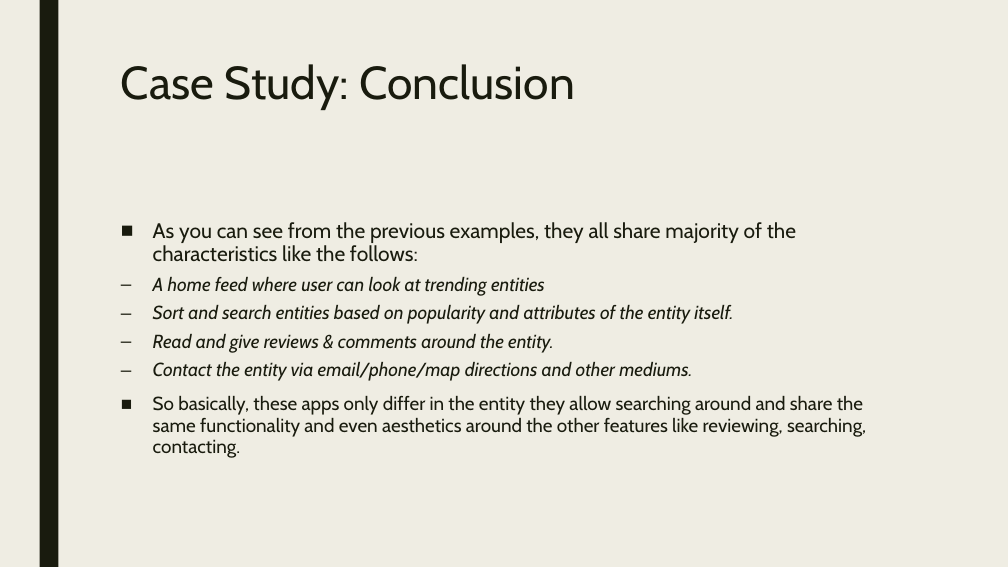
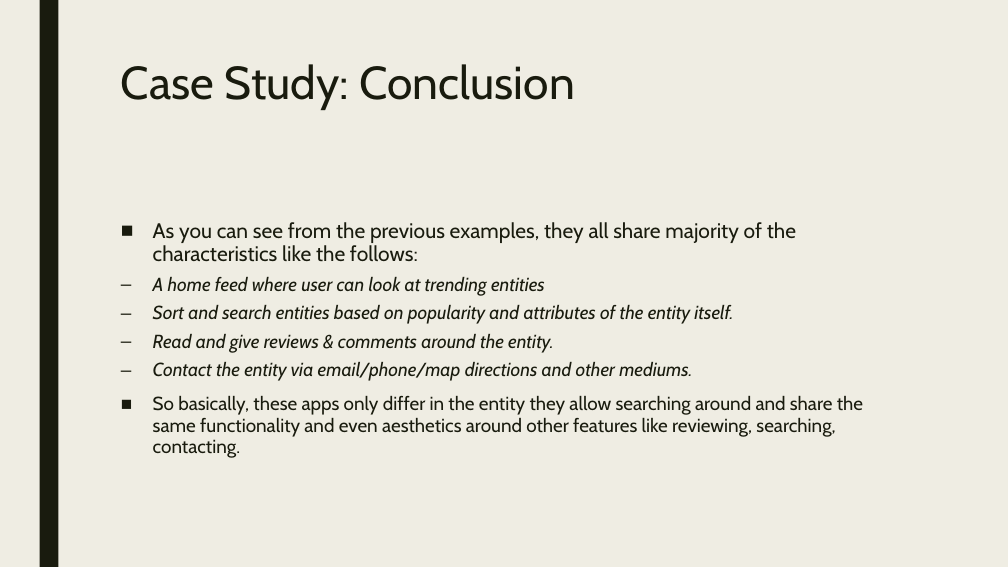
Before and after one commit to bogas04/MVP-Generator, a slide deck: slide 11 of docs/Final/Presentation.pptx (slide 8 before the commit). Drawn at 1008x567 pixels with LibreOffice and Linux fonts; fonts in the diff are those of the drawing. Boxes give left, top, right and bottom in pixels: in the first picture for what was removed or moved away, otherwise in the second. Text is boxed around its words. In the diff, an @@ line names an element or a change of style, - is before the commit and + after.

Commit message:
new case studies

```diff
--- a/docs/Final/Presentation.pptx
+++ b/docs/Final/Presentation.pptx
@@ text at (153,396,863,458): text changed @@
-■ So basically, these apps only differ in the entity they allow searching around and share the same functionality and even aesthetics around the other features like reviewing, searching, contacting.
+■ So basically, these apps only differ in the entity they allow searching around and share the same functionality and even aesthetics around other features like reviewing, searching, contacting.
```
Also in this commit, not shown: 4 other slides changed, 3 slides added, 1 other file.
